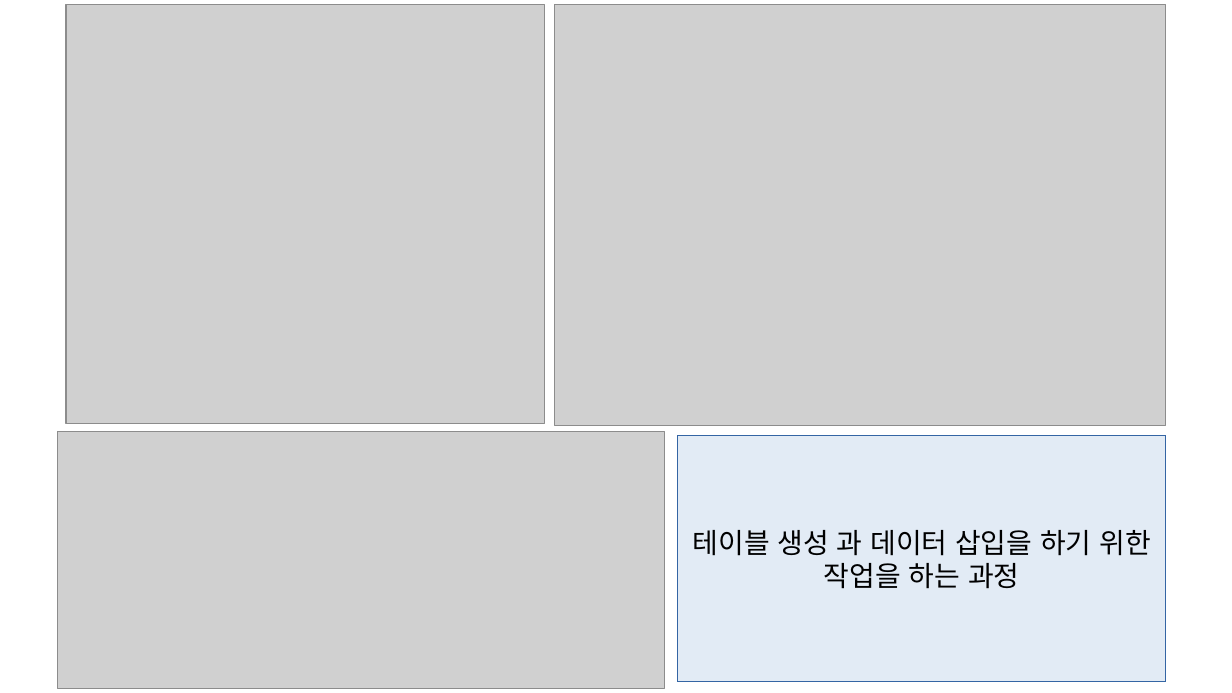
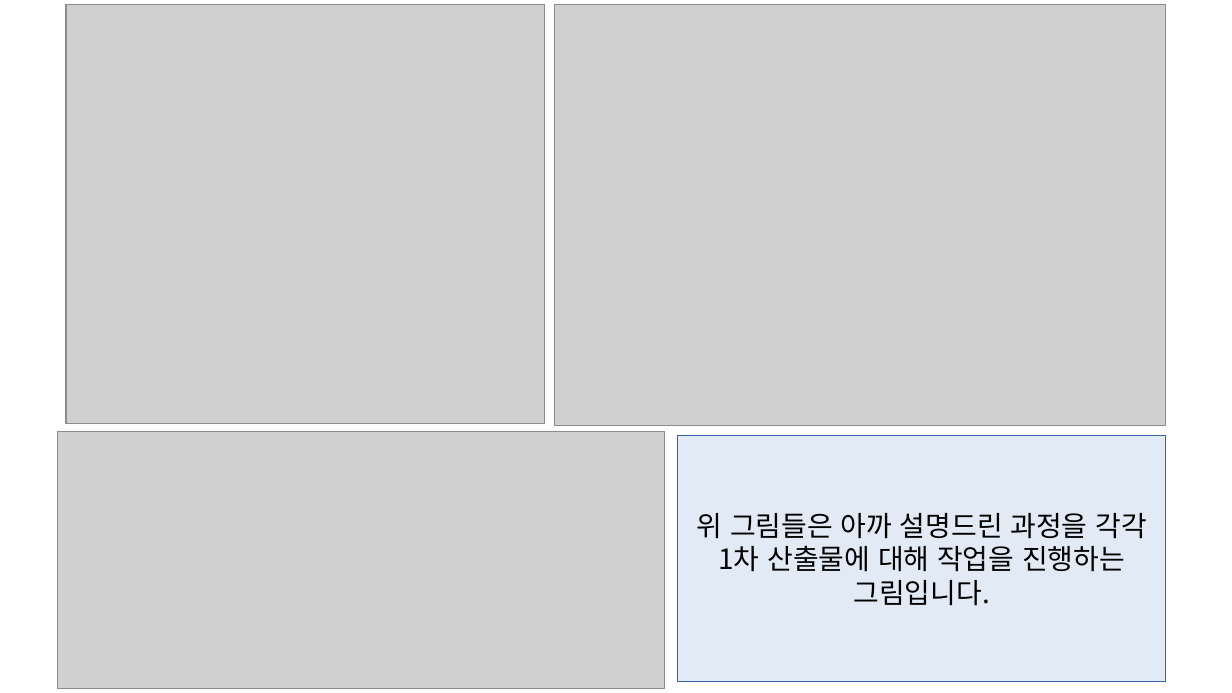
Before and after one commit to deardeer123/workspace_sts, a slide deck: slide 9 of python_study/project_python/파이썬_프로젝트2/한국 전기 안전 공사 감전 사고.pptx. Drawn at 1232x693 pixels with LibreOffice and Linux fonts; fonts in the diff are those of the drawing; grey boxes stand for pictures. Boxes give left, top, right and bottom in pixels: in the first picture for what was removed or moved away, otherwise in the second. Text is boxed around its words. In the diff, an @@ line names an element or a change of style, - is before the commit and + after.

```diff
--- a/python_study/project_python/파이썬_프로젝트2/한국 전기 안전 공사 감전 사고.pptx
+++ b/python_study/project_python/파이썬_프로젝트2/한국 전기 안전 공사 감전 사고.pptx
@@ text in rectangle at [697,513,1146,606]: text changed @@
-테이블 생성 과 데이터 삽입을 하기 위한 작업을 하는 과정
+위 그림들은 아까 설명드린 과정을 각각 1차 산출물에 대해 작업을 진행하는 그림입니다.
```
Also in this commit, not shown: 11 other slides changed, 3 slides added, 2 slides removed, 2 other files.
